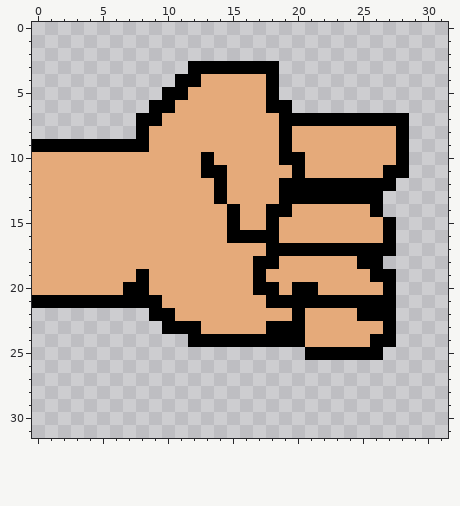
File history of a pixel-art sprite, images/rock-l.png. The picture above is the old version.
The file is 64x64 pixels, drawn in blocks of 2x2; one block is one cell here.
Now the later version:
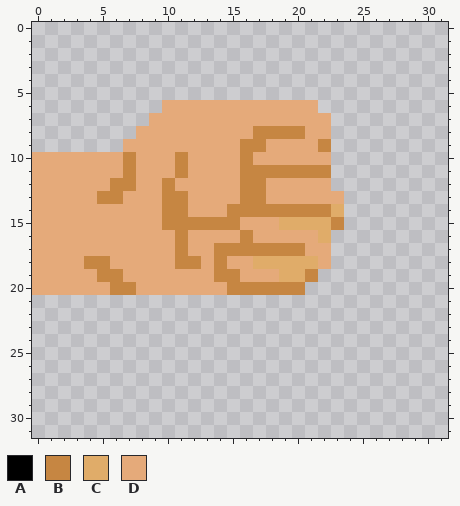
Palette (. is transparent): A #000000  B #c68642  C #e0ac69  D #e5aa7a
From old to new:
@@ x 0..31 @@
  2 ................................
- 3 ............AAAAAAA.............
- 4 ...........AADDDDDA.............
- 5 ..........AADDDDDDA.............
- 6 .........AADDDDDDDAA............
- 7 ........AADDDDDDDDDAAAAAAAAAA...
- 8 ........ADDDDDDDDDDADDDDDDDDA...
- 9 AAAAAAAAADDDDDDDDDDADDDDDDDDA...
-10 DDDDDDDDDDDDDADDDDDAADDDDDDDA...
-11 DDDDDDDDDDDDDAADDDDDADDDDDDAA...
-12 DDDDDDDDDDDDDDADDDDAAAAAAAAA....
-13 DDDDDDDDDDDDDDADDDDAAAAAAAA.....
-14 DDDDDDDDDDDDDDDADDAADDDDDDA.....
-15 DDDDDDDDDDDDDDDADDADDDDDDDDA....
-16 DDDDDDDDDDDDDDDAAAADDDDDDDDA....
-17 DDDDDDDDDDDDDDDDDDAAAAAAAAAA....
-18 DDDDDDDDDDDDDDDDDAADDDDDDAA.....
-19 DDDDDDDDADDDDDDDDADDDDDDDDAA....
-20 DDDDDDDAADDDDDDDDAADAADDDDDA....
-21 AAAAAAAAAADDDDDDDDAAAAAAAAAA....
-22 .........AADDDDDDDDDADDDDAAA....
-23 ..........AAADDDDDAAADDDDDDA....
-24 ............AAAAAAAAADDDDDAA....
-25 .....................AAAAAA.....
+ 3 ................................
+ 4 ................................
+ 5 ................................
+ 6 ..........DDDDDDDDDDDD..........
+ 7 .........DDDDDDDDDDDDDD.........
+ 8 ........DDDDDDDDDBBBBDD.........
+ 9 .......DDDDDDDDDBBDDDDB.........
+10 DDDDDDDBDDDBDDDDBDDDDDD.........
+11 DDDDDDDBDDDBDDDDBBBBBBB.........
+12 DDDDDDBBDDBDDDDDBBDDDDD.........
+13 DDDDDBBDDDBBDDDDBBDDDDDD........
+14 DDDDDDDDDDBBDDDBBBBBBBBC........
+15 DDDDDDDDDDBBBBBBDDDCCCCB........
+16 DDDDDDDDDDDBDDDDBDDDDDC.........
+17 DDDDDDDDDDDBDDBBBBBBBDD.........
+18 DDDDBBDDDDDBBDBDDCCCCCD.........
+19 DDDDDBBDDDDDDDBBDDDCCB..........
+20 DDDDDDBBDDDDDDDBBBBBB...........
+21 ................................
+22 ................................
+23 ................................
+24 ................................
+25 ................................
 26 ................................
